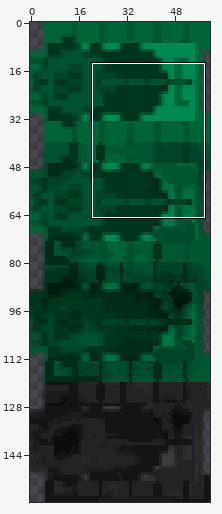
Edited in one commit: sprite sheet (game/media/img/tank.png). Above: a wide view before the commit, with the close-up outlined.
Close-up. Before:
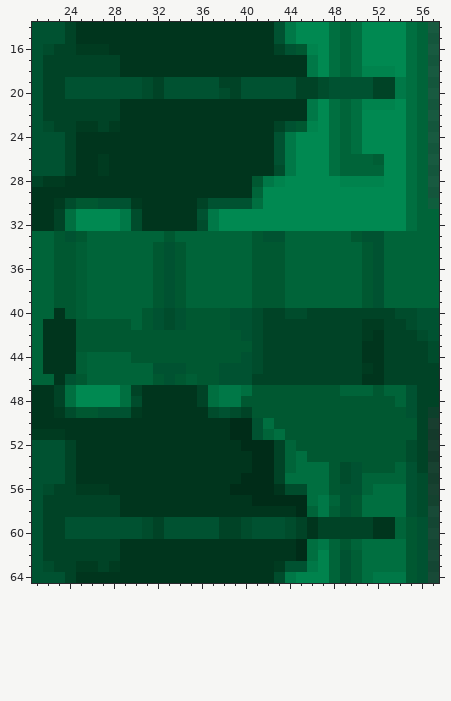
The file is 60x160 pixels. Pixels under 10% opacity are left out. Colours within 5 levels of each other are drawn and written as one. Shown: x 21..57, y 14..64. The commit also changed other parts of the picture, which this record leaves out.
New version:
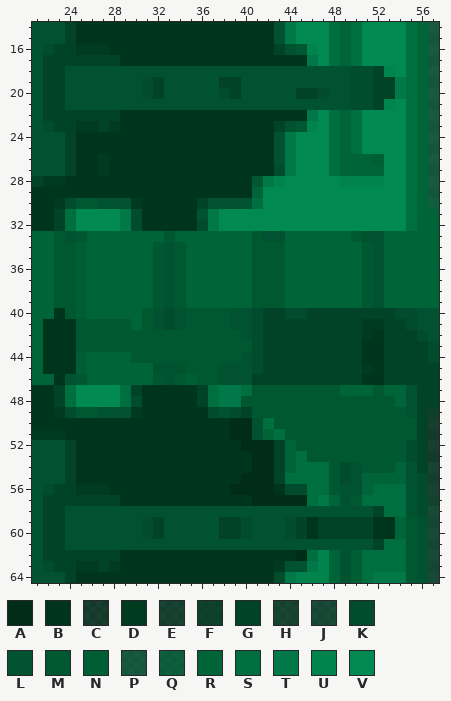
Palette (. is transparent): A #002c18  B #00351d  C #00391fa8  D #003b20  E #003f22a8  F #004125ca  G #004326  H #004525a8  J #004b2ba8  K #004c2c  L #005231  M #005831  N #005e35  P #006439a8  Q #006439ca  R #006439  S #006f40  T #007847  U #00834d  V #008951
Difference:
Changed rows in their new state; - is an unchanged pixel.
first column x 24:
18 LLLLLLLLLLLLLLLLLLLLLLLLLLKKG
19 ---------------------LLL--KK-
20 --------------------------KK-
21 LLLLLLLLLLLLLLLLLLLLLLLLLLKKG
first column x 24:
58 LLLLLLLLLLLLLLLLLLLLLLLLL-LLG
61 LLLLLLLLLLLLLLLLLLLLLLLLLLLLG
